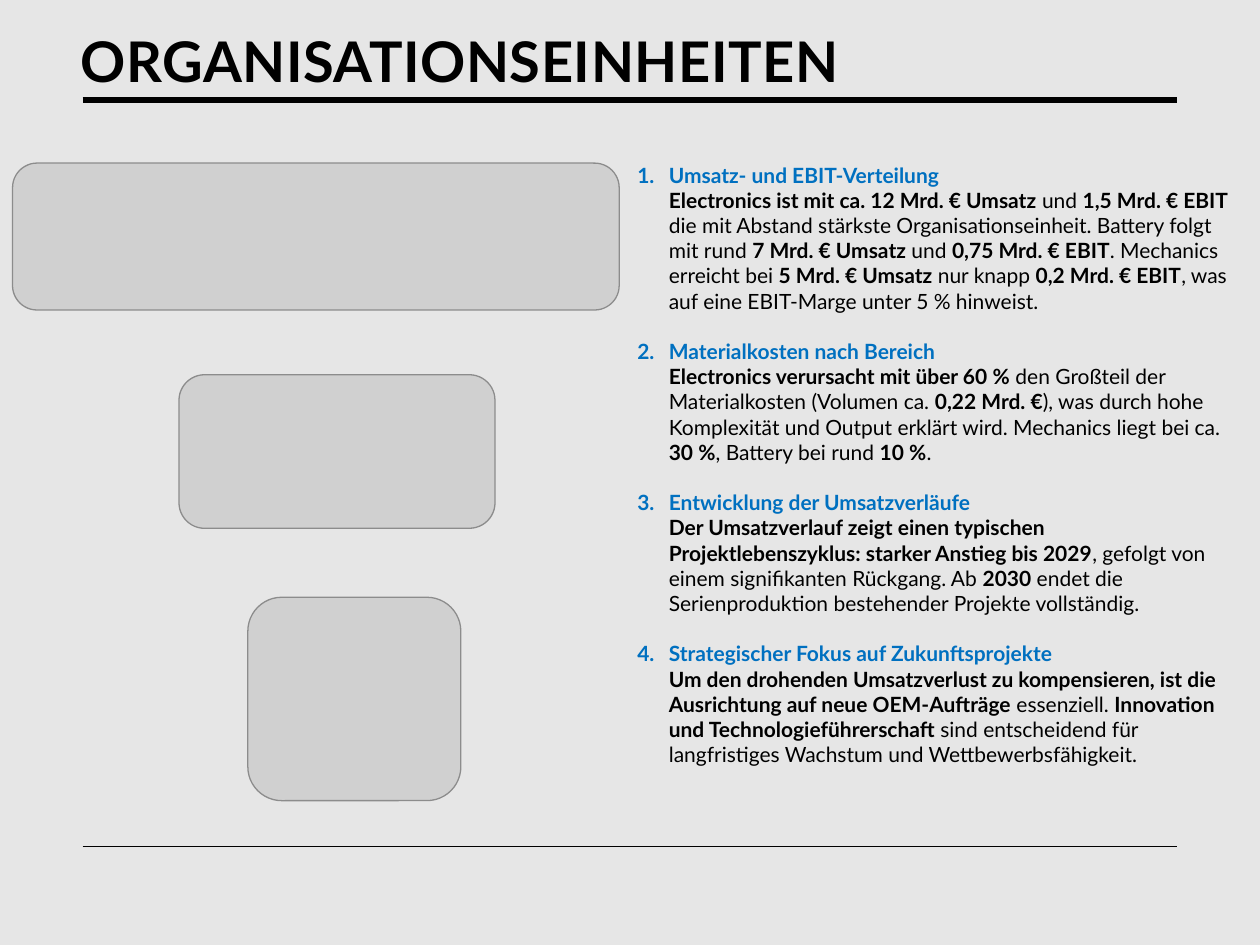
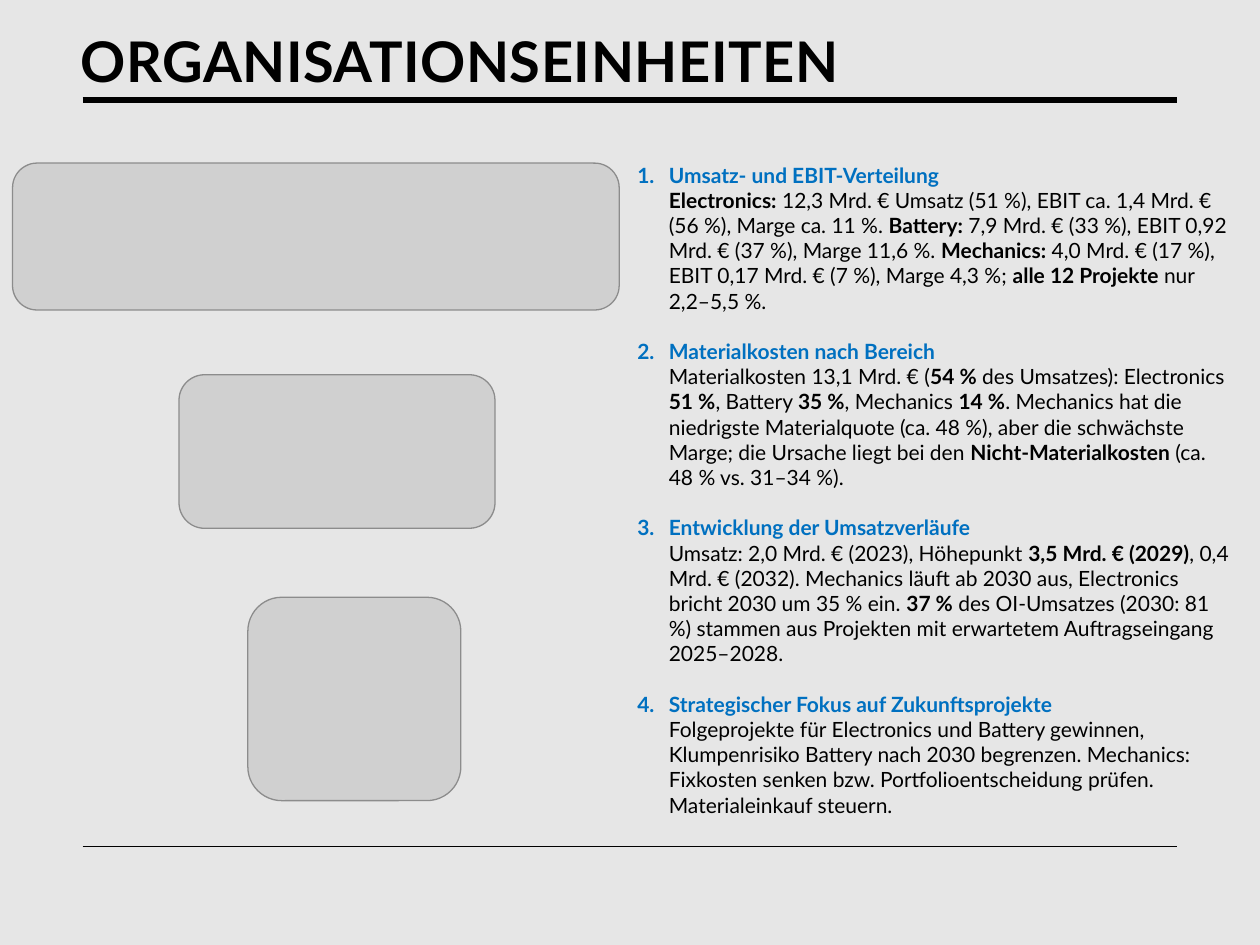
Before and after one commit to tngan7197/Portfolio, a slide deck: slide 3 of BIC_PowerPoint_StA.pptx. Drawn at 1260x945 pixels with LibreOffice and Linux fonts; fonts in the diff are those of the drawing; grey boxes stand for pictures. Boxes give left, top, right and bottom in pixels: in the first picture for what was removed or moved away, otherwise in the second. Text is boxed around its words. In the diff, an @@ line names an element or a change of style, - is before the commit and + after.

```diff
--- a/BIC_PowerPoint_StA.pptx
+++ b/BIC_PowerPoint_StA.pptx
@@ text at box(669, 167, 1229, 813): text changed; bold off @@
-1. Umsatz- und EBIT-Verteilung
-   Electronics ist mit ca. 12 Mrd. € Umsatz und 1,5 Mrd. € EBIT die mit Abstand stärkste Organisationseinheit. Battery folgt mit rund 7 Mrd. € Umsatz und 0,75 Mrd. € EBIT. Mechanics erreicht bei 5 Mrd. € Umsatz nur knapp 0,2 Mrd. € EBIT, was auf eine EBIT-Marge unter 5 % hinweist.
-2. Materialkosten nach Bereich
-   Electronics verursacht mit über 60 % den Großteil der Materialkosten (Volumen ca. 0,22 Mrd. €), was durch hohe Komplexität und Output erklärt wird. Mechanics liegt bei ca. 30 %, Battery bei rund 10 %.
-3. Entwicklung der Umsatzverläufe
-   Der Umsatzverlauf zeigt einen typischen Projektlebenszyklus: starker Anstieg bis 2029, gefolgt von einem signifikanten Rückgang. Ab 2030 endet die Serienproduktion bestehender Projekte vollständig.
-4. Strategischer Fokus auf Zukunftsprojekte
-   Um den drohenden Umsatzverlust zu kompensieren, ist die Ausrichtung auf neue OEM-Aufträge essenziell. Innovation und Technologieführerschaft sind entscheidend für langfristiges Wachstum und Wettbewerbsfähigkeit.
+1. Umsatz- und EBIT-Verteilung
+   Electronics: 12,3 Mrd. € Umsatz (51 %), EBIT ca. 1,4 Mrd. € (56 %), Marge ca. 11 %. Battery: 7,9 Mrd. € (33 %), EBIT 0,92 Mrd. € (37 %), Marge 11,6 %. Mechanics: 4,0 Mrd. € (17 %), EBIT 0,17 Mrd. € (7 %), Marge 4,3 %; alle 12 Projekte nur 2,2–5,5 %.
+2. Materialkosten nach Bereich
+   Materialkosten 13,1 Mrd. € (54 % des Umsatzes): Electronics 51 %, Battery 35 %, Mechanics 14 %. Mechanics hat die niedrigste Materialquote (ca. 48 %), aber die schwächste Marge; die Ursache liegt bei den Nicht-Materialkosten (ca. 48 % vs. 31–34 %).
+3. Entwicklung der Umsatzverläufe
+   Umsatz: 2,0 Mrd. € (2023), Höhepunkt 3,5 Mrd. € (2029), 0,4 Mrd. € (2032). Mechanics läuft ab 2030 aus, Electronics bricht 2030 um 35 % ein. 37 % des OI-Umsatzes (2030: 81 %) stammen aus Projekten mit erwartetem Auftragseingang 2025–2028.
+4. Strategischer Fokus auf Zukunftsprojekte
+   Folgeprojekte für Electronics und Battery gewinnen, Klumpenrisiko Battery nach 2030 begrenzen. Mechanics: Fixkosten senken bzw. Portfolioentscheidung prüfen. Materialeinkauf steuern.
```
Also in this commit, not shown: 12 other slides changed, 1 slide added, 3 other files.
